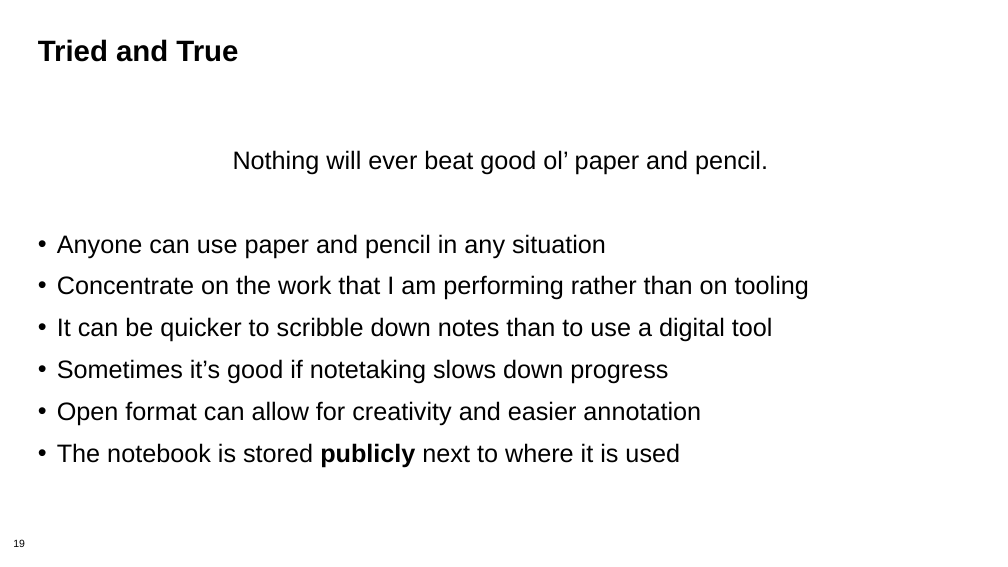
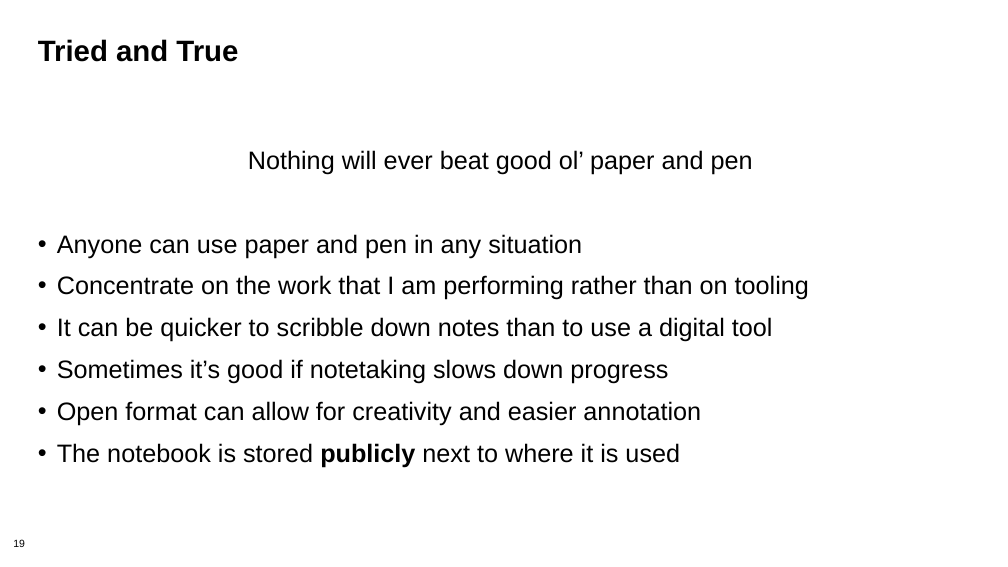
Before and after one commit to bssw-tutorial/presentations, a slide deck: slide 19 of lab-notebooks.pptx. Drawn at 1008x567 pixels with LibreOffice and Linux fonts; fonts in the diff are those of the drawing; background and template pictures are left out. Boxes give left, top, right and bottom in pixels: in the first picture for what was removed or moved away, otherwise in the second. Text is boxed around its words. In the diff, an @@ line names an element or a change of style, - is before the commit and + after.

```diff
--- a/lab-notebooks.pptx
+++ b/lab-notebooks.pptx
@@ text at box(57, 150, 753, 258): text changed @@
-Nothing will ever beat good ol’ paper and pencil.
-• Anyone can use paper and pencil in any situation
+Nothing will ever beat good ol’ paper and pen
+• Anyone can use paper and pen in any situation
```
Also in this commit, not shown: 9 other slides changed, 2 slides added.
